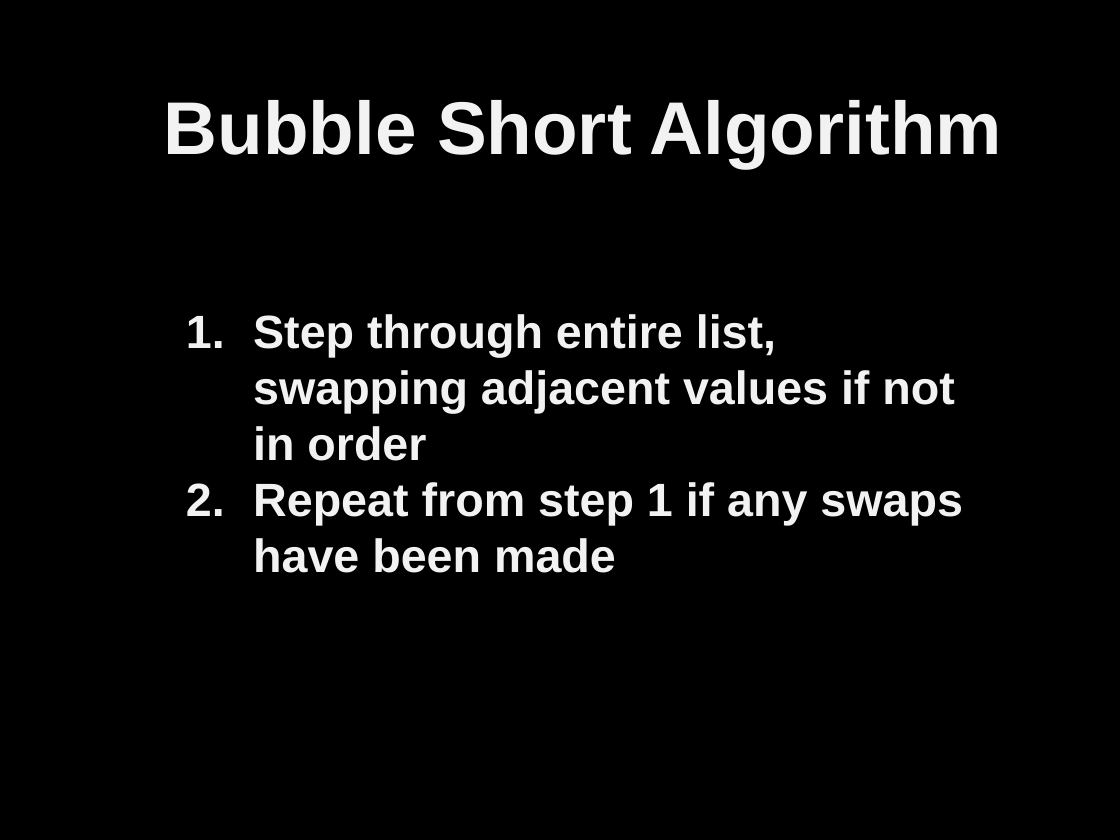
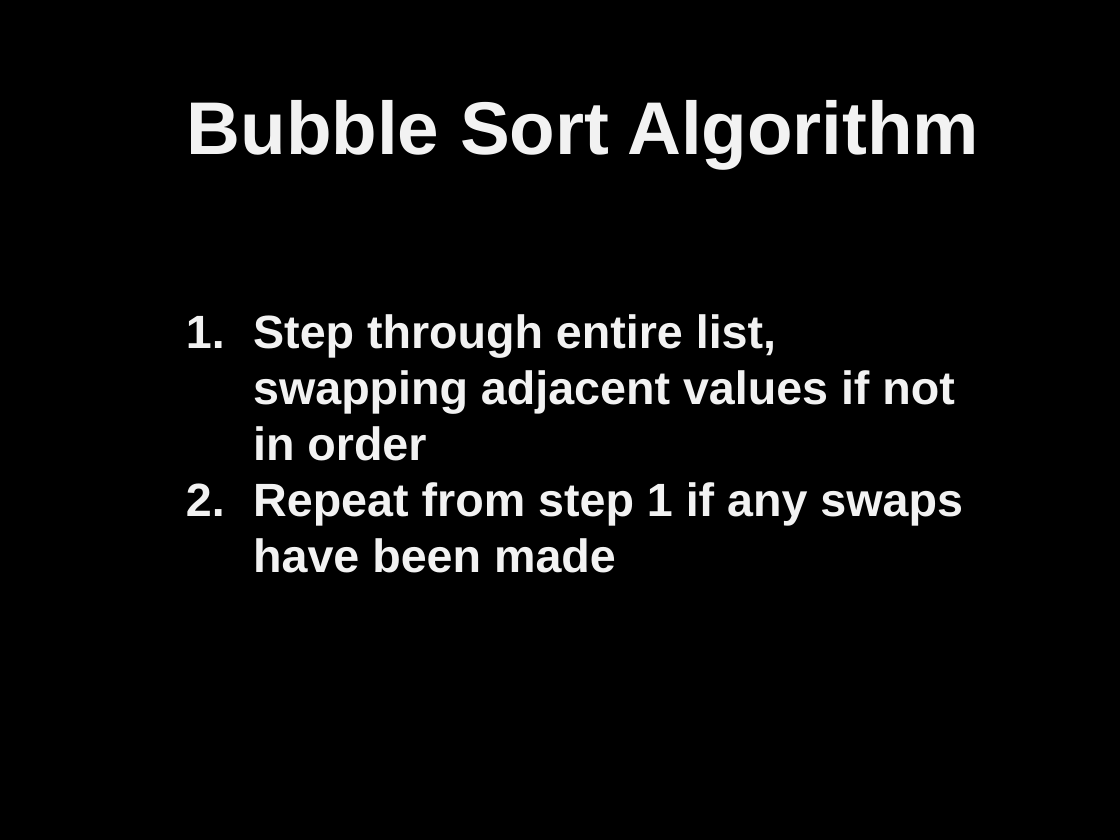
Before and after one commit to bagustris/prokom-tf, a slide deck: slide 15 of slide/prokom6.odp (slide 13 before the commit). Drawn at 1120x840 pixels with LibreOffice and Linux fonts; fonts in the diff are those of the drawing. Boxes give left, top, right and bottom in pixels: in the first picture for what was removed or moved away, otherwise in the second. Text is boxed around its words. In the diff, an @@ line names an element or a change of style, - is before the commit and + after.

```diff
--- a/slide/prokom6.odp
+++ b/slide/prokom6.odp
@@ text at bbox=[187, 100, 979, 168]: text changed @@
-Bubble Short Algorithm
+Bubble Sort Algorithm
```
Also in this commit, not shown: 3 other slides changed, 1 slide added, 42 other files.
